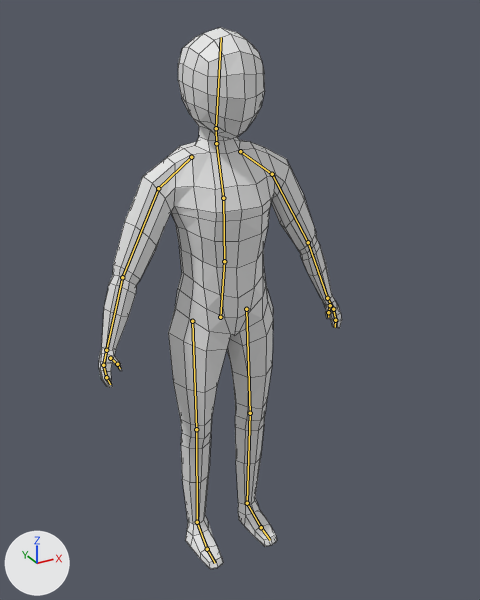
What one commit did to the Blender file BlenderFiles/Human_with_animation.blend.
Before and after are seen from a 50 mm lens placed at (-1.42, -2.84, 2.87), pointed at (-0.01, -0.29, 1.6). Arrows for +X, +Y and +Z are at lower left; the lights stay in place. The bones that bend it are drawn over the model as lines. Mesh edges are drawn as thin lines.

In view in the first picture: 'Human'.
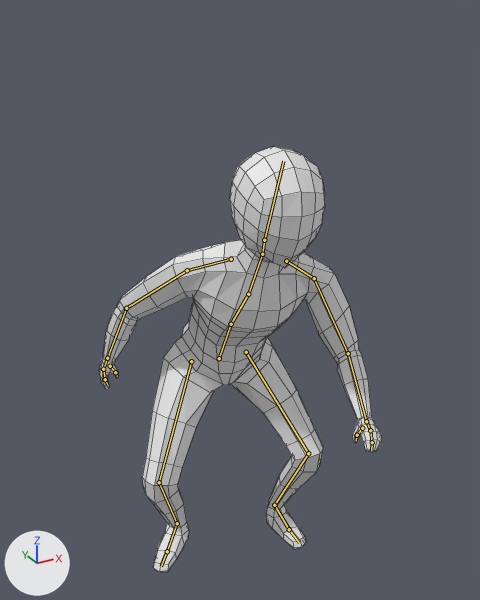
The newer file adds an action. The first version stands in its rest pose; the second is drawn at frame 50 of the action 'Idle'.

The change in detail:
Bone 'Hips' (bone_hips) moves from (0.0, 0.0, 0.0) to (0.009, -0.269, 0.001).
Bone 'Hips' (bone_hips) turns from (0, 0, 0) to (22, -7, 0) degrees about its own x, y and z.
Bone 'Spine' (bone_spine) turns from (0, 0, 0) to (19, -7, -3) degrees about its own x, y and z.
Bone 'Chest' (bone_chest) turns from (0, 0, 0) to (1, -1, -1) degrees about its own x, y and z.
Bone 'Neck' (bone_neck) turns from (0, 0, 0) to (-26, 10, 1) degrees about its own x, y and z.
Bone 'Head' (bone_head) turns from (0, 0, 0) to (-2, 0, 0) degrees about its own x, y and z.
Bone 'Shoulder.L' (bone_shoulder_l) turns from (0, 0, 0) to (3, 15, 3) degrees about its own x, y and z.
Bone 'Upper Arm.L' (bone_upper_arm_l) turns from (0, 0, 0) to (37, -22, 7) degrees about its own x, y and z.
Bone 'Lower Arm.L' (bone_lower_arm_l) turns from (0, 0, 0) to (50, -1, 1) degrees about its own x, y and z.
Bone 'Hand.L' (bone_hand_l) turns from (0, 0, 0) to (34, 43, 27) degrees about its own x, y and z.
Bone 'Finger01.L' (bone_finger01_l) turns from (0, 0, 0) to (-9, 1, 1) degrees about its own x, y and z.
Bone 'Shoulder.R' (bone_shoulder_r) turns from (0, 0, 0) to (-6, -4, 4) degrees about its own x, y and z.
Bone 'Upper Arm.R' (bone_upper_arm_r) turns from (0, 0, 0) to (3, 4, -5) degrees about its own x, y and z.
Bone 'Lower Arm.R' (bone_lower_arm_r) turns from (0, 0, 0) to (18, -1, 11) degrees about its own x, y and z.
Bone 'Leg IK.L' (bone_leg_ik_l) moves from (0.0, 0.0, 0.0) to (0.138, -0.094, -0.001).
Bone 'Pole Target.L' (bone_pole_target_l) moves from (0.0, 0.0, 0.0) to (-0.14, -0.015, 0.0).
Bone 'Pole Target.L' (bone_pole_target_l) turns from (0, 0, 0) to (0, 0, 5) degrees about its own x, y and z.
Bone 'Leg IK.R' (bone_leg_ik_r) moves from (0.0, 0.0, 0.0) to (-0.105, 0.045, -0.001).
Bone 'Leg IK.R' (bone_leg_ik_r) turns from (0, 0, 0) to (11, -16, -41) degrees about its own x, y and z.
Bone 'Pole Target.R' (bone_pole_target_r) moves from (0.0, 0.0, 0.0) to (0.513, -0.329, 0.027).
Bone 'Pole Target.R' (bone_pole_target_r) turns from (0, 0, 0) to (0, -3, -33) degrees about its own x, y and z.

Pixel boxes [x1, y1, x2, y2] of what changed, in the pictures (480 x 600 px):
'Human', posed (16% wider, 21% shorter): before [99, 27, 342, 569]; after [100, 146, 381, 572]
bone 'Hips', root to tip: before (220, 317) to (224, 261); after (219, 358) to (231, 324)
bone 'Spine', root to tip: before (224, 261) to (223, 198); after (231, 324) to (248, 294)
bone 'Chest', root to tip: before (223, 198) to (216, 143); after (248, 294) to (262, 254)
bone 'Neck', root to tip: before (216, 143) to (216, 128); after (262, 254) to (264, 240)
bone 'Head', root to tip: before (216, 128) to (221, 37); after (264, 240) to (283, 161)
bone 'Shoulder.L', root to tip: before (240, 151) to (272, 174); after (286, 261) to (314, 278)
bone 'Upper Arm.L', root to tip: before (272, 174) to (308, 242); after (314, 278) to (348, 353)
bone 'Lower Arm.L', root to tip: before (308, 242) to (327, 298); after (348, 353) to (366, 421)
bone 'Hand.L', root to tip: before (327, 298) to (333, 309); after (366, 421) to (370, 430)
bone 'Finger01.L', root to tip: before (333, 309) to (335, 320); after (370, 430) to (372, 442)
bone 'Shoulder.R', root to tip: before (191, 157) to (158, 188); after (231, 259) to (187, 270)
bone 'Upper Arm.R', root to tip: before (158, 188) to (122, 277); after (187, 270) to (126, 308)
bone 'Lower Arm.R', root to tip: before (122, 277) to (106, 350); after (126, 308) to (107, 358)
